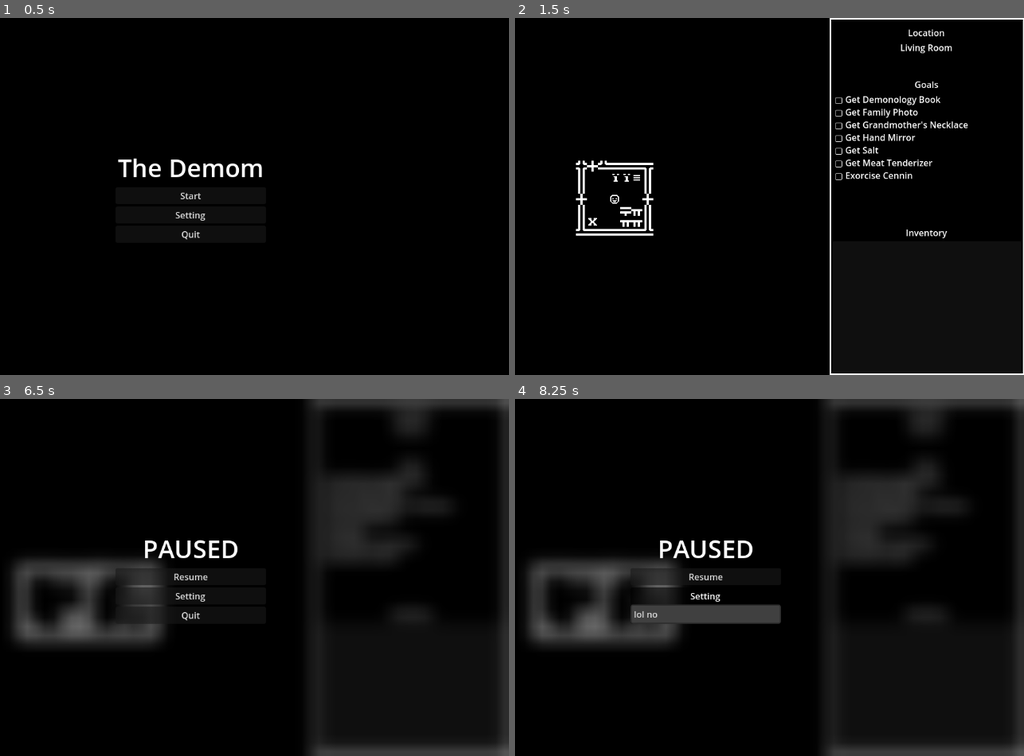
Above: before the commit, frames 1-4 (two rows, left to right).
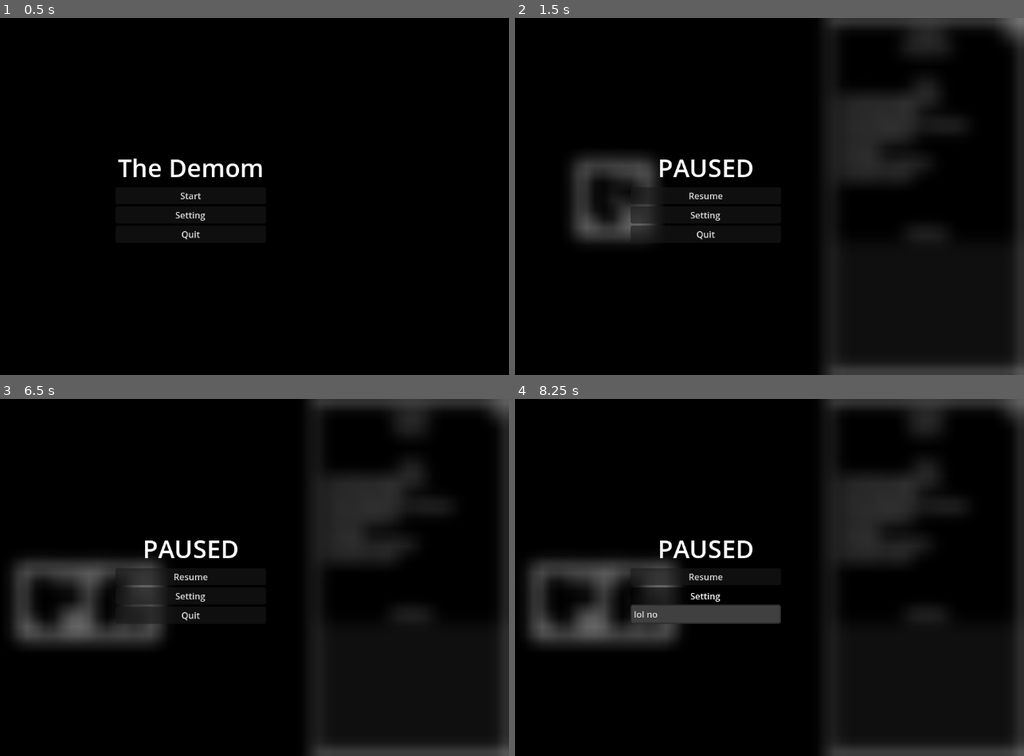
Above: after the commit, the same moments.

Repository: Catman06/The_Demom
Game: Godot game, scene res://game.tscn
Two runs of this game, one before a commit and one after it. Both use one fixed random seed, a clock stepped at 60 frames per second and the inputs below.
Inputs (mouse positions are in pixels of both pictures, inside the frame that each line leads up to):
- Up to frame 1 (0.5 s): no input
- Up to frame 2 (1.5 s): click "Start" at 0.5 s; click (1013, 28) at 1.27 s
- Up to frame 3 (6.5 s): click (188, 577) at 2 s, where only the run after the commit has a clickable "Resume"; tap Enter at 2.75 s; hold D (right) 2.78-3.53 s; hold S (down) 3.53-4.28 s; hold D (right) 4.28-5.03 s; tap Space at 5 s; hold W (up) 5.03-5.78 s; hold A (left) from 5.78 s (still down); tap Escape (pause) at 6.4 s
- Up to frame 4 (8.25 s): tap Enter at 7.25 s; release A (left) at 7.28 s; hold S (down) 7.28-8 s; click "Setting" at 8 s

Frame 1 is identical in both runs. In frame 2, 13% of the frame differs, in the area x 10-100%, y 0-100%; in frame 3, less than 0.1%; in frame 4, less than 0.1%.

Commit message:
Implemented on-screen pause button

Diff:
--- a/game.tscn
+++ b/game.tscn
@@ -52,6 +52,12 @@
 content_margin_bottom = 40.0
 bg_color = Color(0.6, 0.6, 0.6, 0)
 
+[sub_resource type="AtlasTexture" id="AtlasTexture_vef74"]
+atlas = ExtResource("2_7jktm")
+region = Rect2(200, 220, 18, 16)
+margin = Rect2(0, 2, 2, 4)
+filter_clip = true
+
 [sub_resource type="ShaderMaterial" id="ShaderMaterial_eow3j"]
 shader = ExtResource("3_ryrav")
 shader_parameter/lod = 4.0
@@ -281,8 +287,26 @@
 allow_search = false
 auto_height = true
 
+[node name="PauseButton" type="Button" parent="UI/Game"]
+custom_minimum_size = Vector2(20, 20)
+layout_mode = 1
+anchors_preset = -1
+anchor_left = 0.97869
+anchor_top = 0.0123457
+anchor_right = 0.97869
+anchor_bottom = 0.0123457
+offset_left = -28.0
+offset_bottom = 28.0
+grow_horizontal = 0
+size_flags_horizontal = 8
+size_flags_vertical = 0
+action_mode = 0
+icon = SubResource("AtlasTexture_vef74")
+metadata/_edit_use_anchors_ = true
+
 [node name="Menu" type="Control" parent="UI"]
 unique_name_in_owner = true
+visible = false
 layout_mode = 3
 anchors_preset = 15
 anchor_right = 1.0
@@ -320,6 +344,7 @@
 [connection signal="demom_touch" from="Game/Player" to="." method="_on_player_demom_touch"]
 [connection signal="item_pickup" from="Game/Player" to="." method="_on_player_item_pickup"]
 [connection signal="location_update" from="Game/Player" to="." method="_on_player_location_update"]
+[connection signal="pressed" from="UI/Game/PauseButton" to="." method="_on_pause"]
 [connection signal="pressed" from="UI/Menu/EndScreen/Controls/StartButton" to="." method="_on_start"]
 [connection signal="pressed" from="UI/Menu/MainMenu/Controls/StartButton" to="." method="_on_start"]
 [connection signal="pressed" from="UI/Menu/PauseMenu/Controls/StartButton" to="." method="_on_unpause"]
--- a/scripts/game.gd
+++ b/scripts/game.gd
@@ -66,6 +66,7 @@
 
 	# Create a copy of 'goals' that replaces the bool with symbols
 	var symbol_goals: Dictionary = goals.duplicate()
+	# Replace the boolean state of the keys with filled or unfilled boxes for display
 	for key in symbol_goals:
 		if symbol_goals[key]:
 			symbol_goals[key] = "▣"
@@ -97,10 +98,15 @@
 # Pause the game
 func _input(event: InputEvent) -> void:
 	if event.is_action_pressed("pause"):
-		get_tree().paused = true
-		get_node("%Menu").visible = true
-		get_node("%PauseMenu").visible = true
+		_on_pause()
 
+func _on_pause() -> void:
+	# If on another menu, do nothing
+	if get_node("%Menu").visible:
+		return
+	get_tree().paused = true
+	get_node("%Menu").visible = true
+	get_node("%PauseMenu").visible = true
 
 func _on_unpause() -> void:
 	get_tree().paused = false
Not shown: 1 places in game.tscn that only renumber resources
